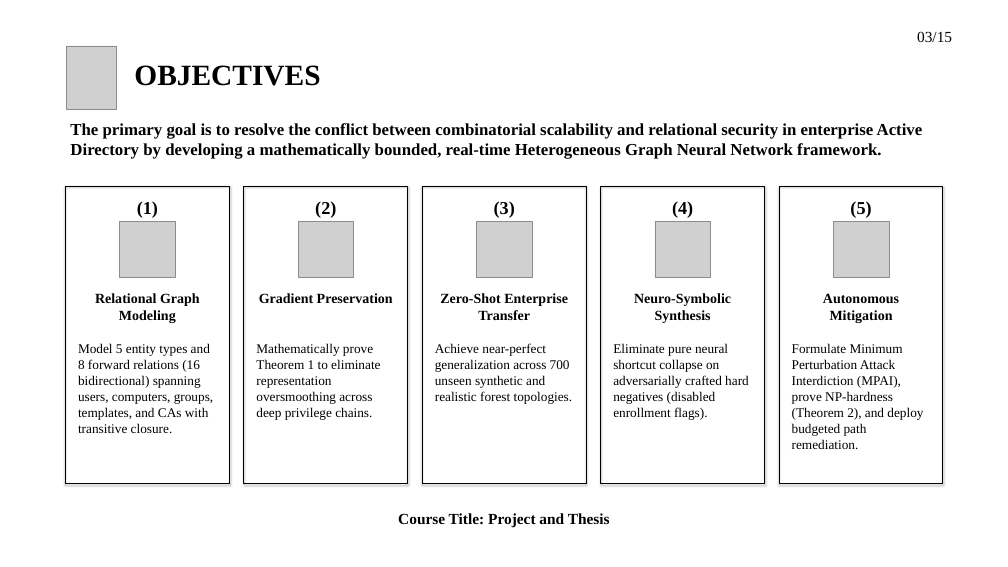
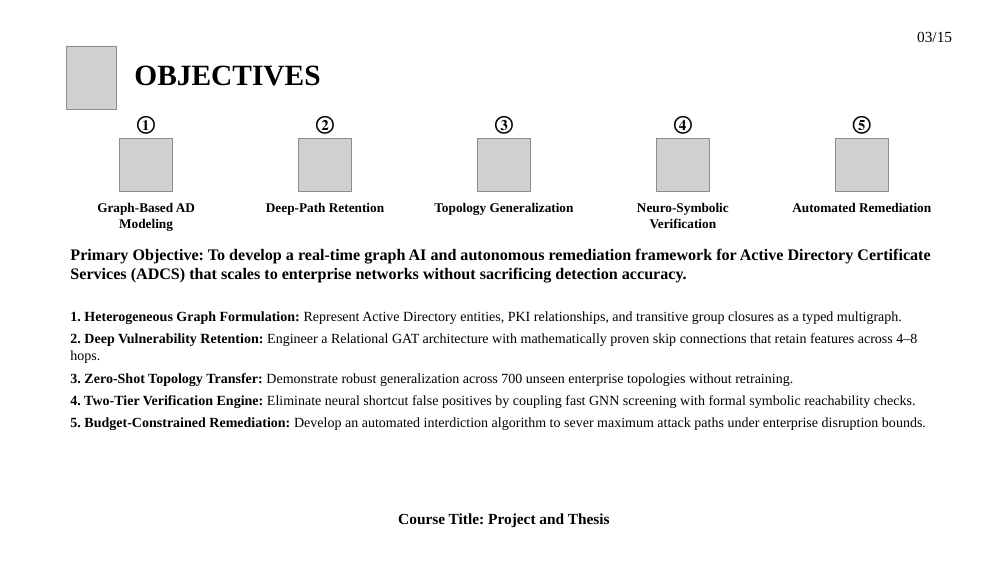
Before and after one commit to hasanshahriar32/GOAD, a slide deck: slide 3 of thesis_paper/certgraph_thesis_defense.pptx. Drawn at 1008x567 pixels with LibreOffice and Linux fonts; fonts in the diff are those of the drawing; grey boxes stand for pictures; background and template pictures are left out. Boxes give left, top, right and bottom in pixels: in the first picture for what was removed or moved away, otherwise in the second. Text is boxed around its words. In the diff, an @@ line names an element or a change of style, - is before the commit and + after.

```diff
--- a/thesis_paper/certgraph_thesis_defense.pptx
+++ b/thesis_paper/certgraph_thesis_defense.pptx
@@ text at <box>137,116,155,134</box>: text changed; size 26 to 28 pt @@
-(1)
+①
@@ text at <box>316,116,334,134</box>: text changed; size 26 to 28 pt @@
-(2)
+②
@@ text at <box>495,116,513,134</box>: text changed; size 26 to 28 pt @@
-(3)
+③
@@ text at <box>674,116,692,134</box>: text changed; size 26 to 28 pt @@
-(4)
+④
@@ text at <box>853,116,871,134</box>: text changed; size 26 to 28 pt @@
-(5)
+⑤
@@ text removed at <box>70,123,923,159</box> @@
-The primary goal is to resolve the conflict between combinatorial scalability and relational security in enterprise Active Directory by developing a mathematically bounded, real-time Heterogeneous Graph Neural Network framework.
@@ 5 pictures: place and size @@
-5 pictures at <box>120,222,889,277</box>
+5 pictures at <box>120,139,888,192</box>
@@ rectangle removed at <box>66,186,229,484</box> @@
@@ text at <box>97,202,195,231</box>: text changed; size 20 to 19 pt @@
-Relational Graph Modeling
+Graph-Based AD Modeling
@@ rectangle removed at <box>244,186,408,484</box> @@
@@ text added at <box>266,202,384,215</box>, 19 pt, text #000000, bold @@
+Deep-Path Retention
@@ rectangle removed at <box>422,186,586,484</box> @@
@@ text added at <box>434,202,574,215</box>, 19 pt, text #000000, bold @@
+Topology Generalization
@@ rectangle removed at <box>601,186,765,484</box> @@
@@ text at <box>637,202,729,229</box>: text changed; size 20 to 19 pt @@
-Neuro-Symbolic Synthesis
+Neuro-Symbolic Verification
@@ rectangle removed at <box>779,186,943,484</box> @@
@@ text added at <box>792,202,931,212</box>, 19 pt, text #000000, bold @@
+Automated Remediation
@@ text added at <box>70,248,930,283</box>, 23 pt, text #000000, bold @@
+Primary Objective: To develop a real-time graph AI and autonomous remediation framework for Active Directory Certificate Services (ADCS) that scales to enterprise networks without sacrificing detection accuracy.
@@ text removed at <box>259,293,393,303</box> @@
-Gradient Preservation
@@ text removed at <box>440,293,568,320</box> @@
-Zero-Shot Enterprise Transfer
@@ text removed at <box>823,293,899,323</box> @@
-Autonomous Mitigation
@@ text added at <box>70,311,926,430</box>, 20 pt, text #000000 @@
+1. Heterogeneous Graph Formulation: Represent Active Directory entities, PKI relationships, and transitive group closures as a typed multigraph.
+2. Deep Vulnerability Retention: Engineer a Relational GAT architecture with mathematically proven skip connections that retain features across 4–8 hops.
+3. Zero-Shot Topology Transfer: Demonstrate robust generalization across 700 unseen enterprise topologies without retraining.
+4. Two-Tier Verification Engine: Eliminate neural shortcut false positives by coupling fast GNN screening with formal symbolic reachability checks.
+5. Budget-Constrained Remediation: Develop an automated interdiction algorithm to sever maximum attack paths under enterprise disruption bounds.
@@ text removed at <box>78,343,213,433</box> @@
-Model 5 entity types and 8 forward relations (16 bidirectional) spanning users, computers, groups, templates, and CAs with transitive closure.
@@ text removed at <box>256,343,380,420</box> @@
-Mathematically prove Theorem 1 to eliminate representation oversmoothing across deep privilege chains.
@@ text removed at <box>435,343,573,404</box> @@
-Achieve near-perfect generalization across 700 unseen synthetic and realistic forest topologies.
@@ text removed at <box>613,343,749,420</box> @@
-Eliminate pure neural shortcut collapse on adversarially crafted hard negatives (disabled enrollment flags).
@@ text removed at <box>792,343,923,449</box> @@
-Formulate Minimum Perturbation Attack Interdiction (MPAI), prove NP-hardness (Theorem 2), and deploy budgeted path remediation.
```
Also in this commit, not shown: 12 other slides changed, 39 other files.
